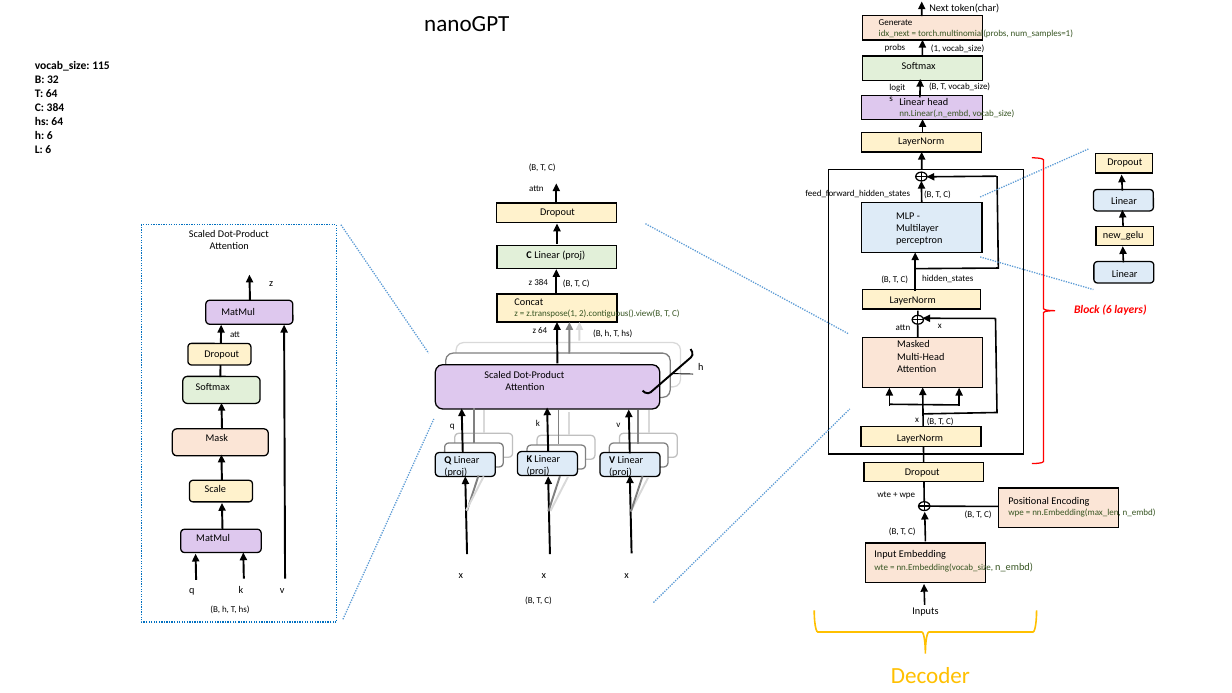
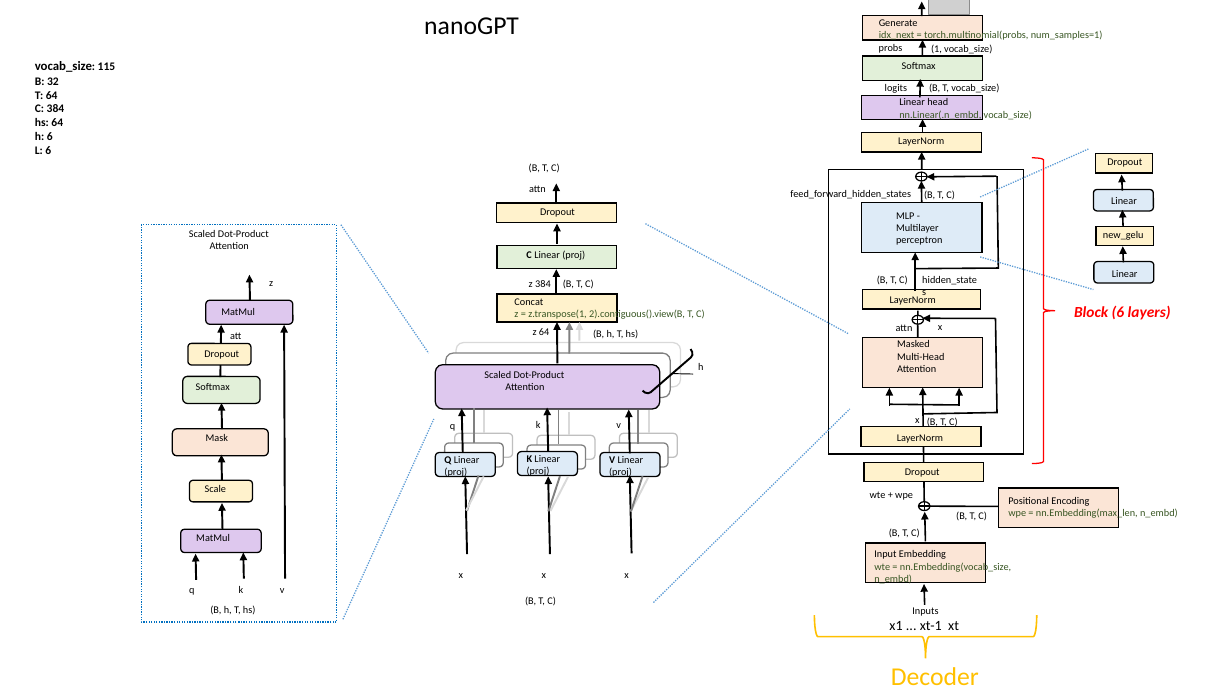
Before and after one commit to wmelo52/GPTLab, a slide deck: slide 1 of GPT_model.pptx. Drawn at 1232x693 pixels with LibreOffice and Linux fonts; fonts in the diff are those of the drawing; grey boxes stand for pictures. Boxes give left, top, right and bottom in pixels: in the first picture for what was removed or moved away, otherwise in the second. Text is boxed around its words. In the diff, an @@ line names an element or a change of style, - is before the commit and + after.

Commit message:
Modificada a imagem nanoGPTModel.

```diff
--- a/GPT_model.pptx
+++ b/GPT_model.pptx
@@ text "nanoGPT" at [424,17,519,34]: size 18 to 20 pt @@
@@ text removed at [929,4,999,12] @@
-Next token(char)
@@ picture added at [929,0,970,14] @@
@@ text at [35,61,116,72]: size 9 to 10 pt in "vocab_size:" @@
@@ size 7 to 8 pt in 27 elements at [593,329,639,338], [210,605,256,615], [529,280,551,287], [896,324,913,331], [529,185,546,192], [533,328,549,335], [230,332,241,339], [938,325,942,330], [536,421,541,428], [915,418,919,427], [450,424,455,431], [924,190,955,200], [877,275,908,285], [563,279,594,289], [889,528,920,538], [879,44,903,53], [931,44,992,56], [790,189,977,285], [870,491,913,500], [529,163,560,173], [956,511,987,521], [927,417,958,427], [929,83,999,93], [525,596,556,606], [790,189,911,201], [879,19,1103,42], [885,84,907,93] @@
@@ text at [899,110,1032,121]: size 7 to 8 pt in "nn.Linear(.n_embd, vocab_size)" @@
@@ text "feed_forward_hidden_states": place and size @@
-text "feed_forward_hidden_states" at [805,189,910,199]
+text "feed_forward_hidden_states" at [790,189,977,285]
@@ text "Block (6 layers)" at [1074,305,1171,320]: size 9 to 12 pt @@
@@ text at [514,309,705,321]: size 7 to 8 pt in "z = z.transpose(1, 2).contiguous().view(B, T, C)" @@
@@ text "wte + wpe": place and size @@
-text "wte + wpe" at [877,491,916,499]
+text "wte + wpe" at [870,491,913,500]
@@ text "(B, T, C)": place and size @@
-text "(B, T, C)" at [965,510,991,518]
+text "(B, T, C)" at [956,511,987,521]
@@ text at [1008,508,1178,520]: size 7 to 8 pt in "wpe = nn.Embedding(max_len, n_embd)" @@
@@ text at [874,561,1011,586]: size 7 to 8 pt in "wte = nn.Embedding(vocab_size," @@
@@ left brace: place and size @@
-left brace at [814,611,1037,654]
+left brace at [814,616,1037,659]
@@ text added at [889,621,959,630], 11 pt, text #000000 @@
+x1 ... xt-1 xt
@@ text "Decoder" at [891,667,979,685]: size 18 to 20 pt @@
```
Also in this commit, not shown: 3 other files.
